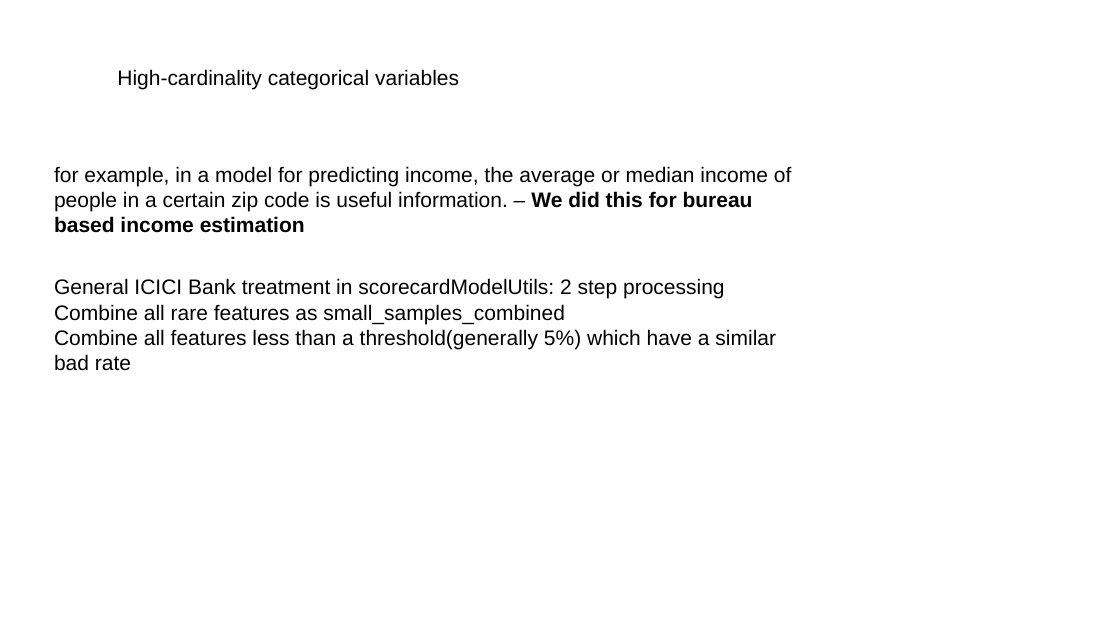
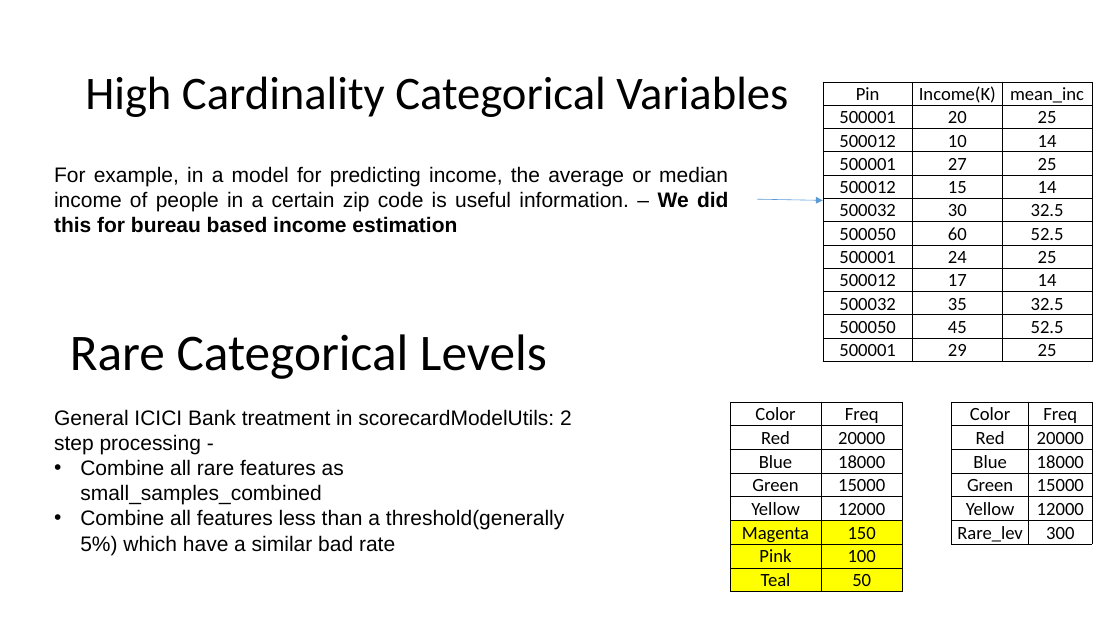
Before and after one commit to Vishnu1183/Data-Science-Tutorials, a slide deck: slide 14 of Vishnu-vtreat.pptx (slide 8 before the commit). Drawn at 1120x630 pixels with LibreOffice and Linux fonts; fonts in the diff are those of the drawing. Boxes give left, top, right and bottom in pixels: in the first picture for what was removed or moved away, otherwise in the second. Text is boxed around its words. In the diff, an @@ line names an element or a change of style, - is before the commit and + after.

```diff
--- a/Vishnu-vtreat.pptx
+++ b/Vishnu-vtreat.pptx
@@ text "High Cardinality Categorical Variables" at bbox=[85, 76, 788, 117]: vertical alignment top to middle @@
@@ text at bbox=[85, 76, 788, 117]: text changed; size 18 to 40 pt; font Arial to Calibri @@
-High-cardinality categorical variables
+High Cardinality Categorical Variables
@@ table added at bbox=[823, 82, 1093, 366], 12 rows, 3 columns @@
+Pin | Income(K) | mean_inc
+500001 | 20 | 25
+500012 | 10 | 14
+500001 | 27 | 25
+500012 | 15 | 14
+500032 | 30 | 32.5
+500050 | 60 | 52.5
+500001 | 24 | 25
+500012 | 17 | 14
+500032 | 35 | 32.5
+500050 | 45 | 52.5
+500001 | 29 | 25
@@ text at bbox=[54, 166, 728, 233]: text changed @@
-for example, in a model for predicting income, the average or median income of people in a certain zip code is useful information. – We did this for bureau based income estimation
+For example, in a model for predicting income, the average or median income of people in a certain zip code is useful information. – We did this for bureau based income estimation
@@ arrow added from (757, 199) to (823, 201), #5B9BD5 0.5 pt @@
@@ title added at bbox=[70, 334, 547, 379], 44 pt, text #000000 @@
+Rare Categorical Levels
@@ text "General ICICI Bank treatment in ...": place and size @@
-text "General ICICI Bank treatment in ..." at bbox=[54, 278, 776, 371]
+text "General ICICI Bank treatment in ..." at bbox=[54, 409, 572, 555]
@@ text at bbox=[54, 409, 572, 454]: text changed @@
-General ICICI Bank treatment in scorecardModelUtils: 2 step processing
+General ICICI Bank treatment in scorecardModelUtils: 2 step processing -
@@ table added at bbox=[730, 402, 1091, 596], 8 rows, 5 columns @@
+Color | Freq |  | Color | Freq
+Red | 20000 |  | Red | 20000
+Blue | 18000 |  | Blue | 18000
+Green | 15000 |  | Green | 15000
+Yellow | 12000 |  | Yellow | 12000
+Magenta | 150 |  | Rare_lev | 300
+Pink | 100 |  |  | 
+Teal | 50 |  |  | 
@@ text at bbox=[80, 459, 564, 555]: bullet none to • @@
```
Also in this commit, not shown: 1 other slide changed, 12 slides added, 2 slides removed, 1 other file.
